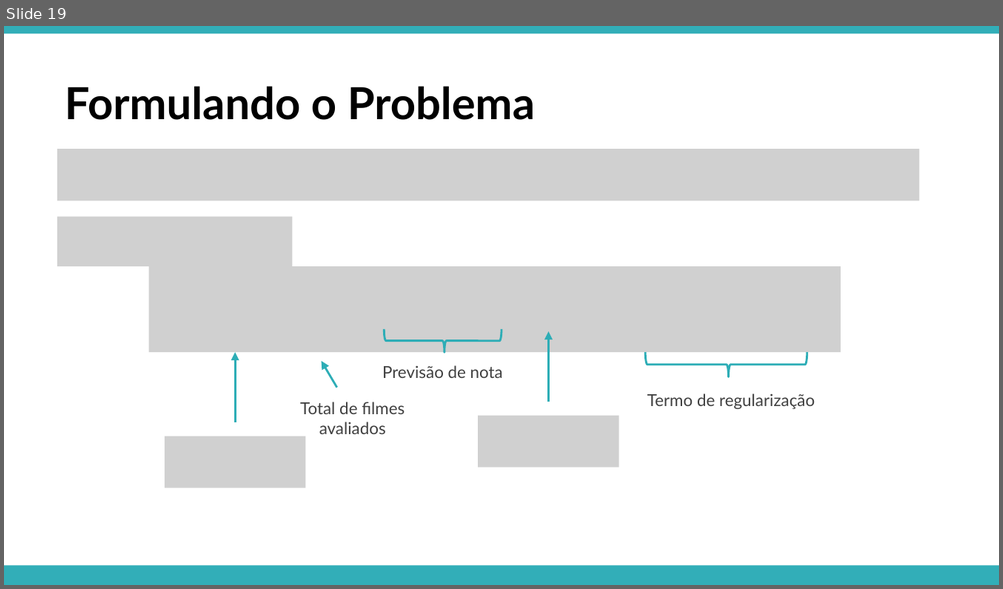
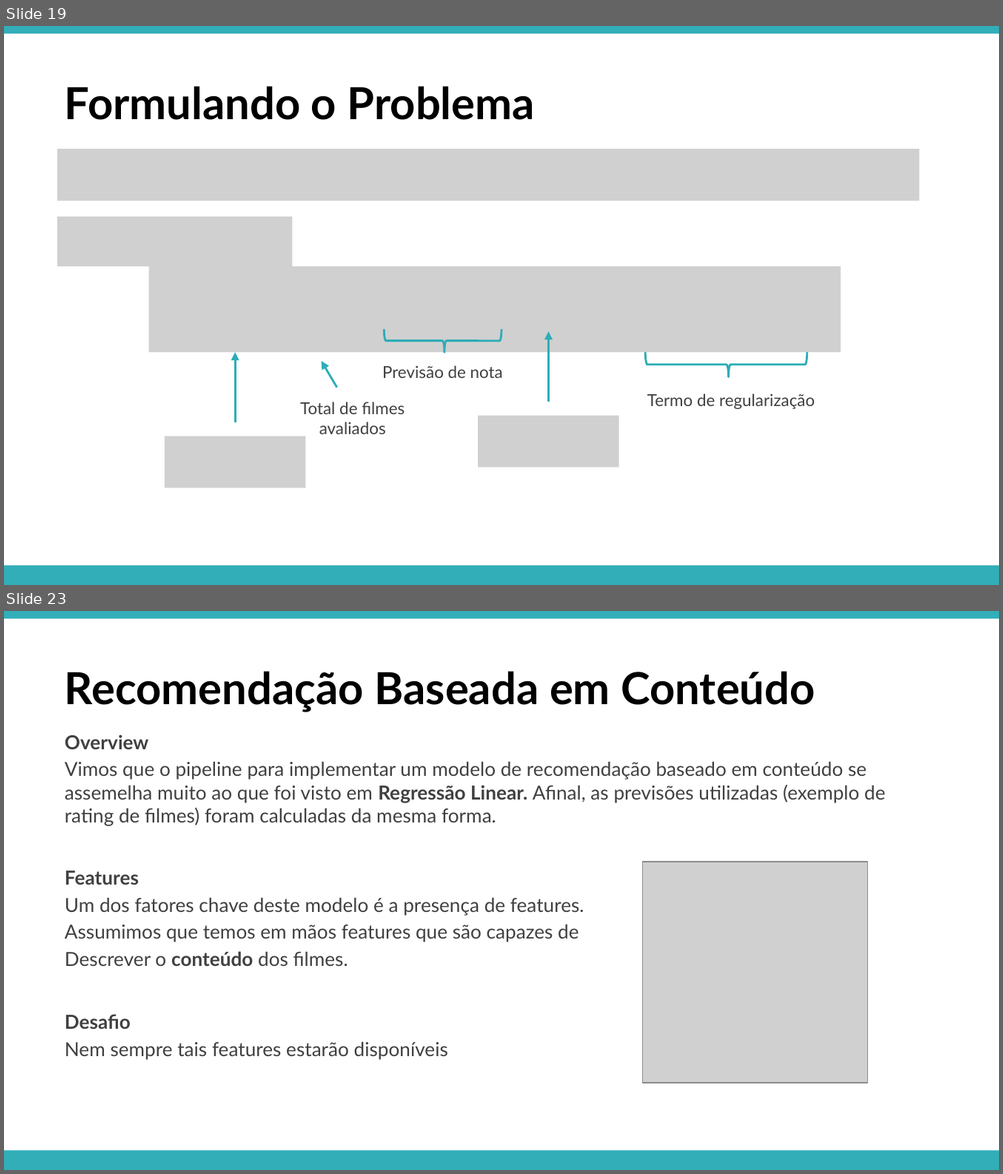
Before and after one commit to APILASTRI/coursera-stanford, a slide deck: machine-learning/notations/semana-9/presentation/15-recommender-systems.pptx. Shown one above the other, each under a label of ours: slide 19 before the commit, slides 19 and 23 after it; the slides between them are not shown. The pictures are 1003x589 and 1003x1174 pixels, drawn with LibreOffice and Linux fonts; fonts in the diff are those of the drawing; grey boxes stand for pictures. Boxes give left, top, right and bottom in pixels: in the first picture for what was removed or moved away, otherwise in the second. Text is boxed around its words. In the diff, an @@ line names an element or a change of style, - is before the commit and + after.

Commit message:
Continuação Sistemas de Recomendação

```diff
--- a/machine-learning/notations/semana-9/presentation/15-recommender-systems.pptx
+++ b/machine-learning/notations/semana-9/presentation/15-recommender-systems.pptx
@@ slide 23 added at box(4, 611, 999, 1170), background #FFFFFF; not listed: 2 template elements that a slide beside it also shows @@
@@ text added at box(65, 671, 814, 712), 32 pt, text #000000, bold @@
+Recomendação Baseada em Conteúdo
@@ text added at box(65, 735, 885, 826), 14 pt, text #404040 @@
+Overview
+Vimos que o pipeline para implementar um modelo de recomendação baseado em conteúdo se assemelha muito ao que foi visto em Regressão Linear. Afinal, as previsões utilizadas (exemplo de rating de filmes) foram calculadas da mesma forma.
@@ text added at box(65, 871, 584, 966), 14 pt, text #404040 @@
+Features
+Um dos fatores chave deste modelo é a presença de features.
+Assumimos que temos em mãos features que são capazes de
+Descrever o conteúdo dos filmes.
@@ picture added at box(643, 862, 868, 1082) @@
@@ text added at box(65, 1014, 448, 1060), 14 pt, text #404040 @@
+Desafio
+Nem sempre tais features estarão disponíveis
```
Also in this commit, not shown: 22 other slides added.
